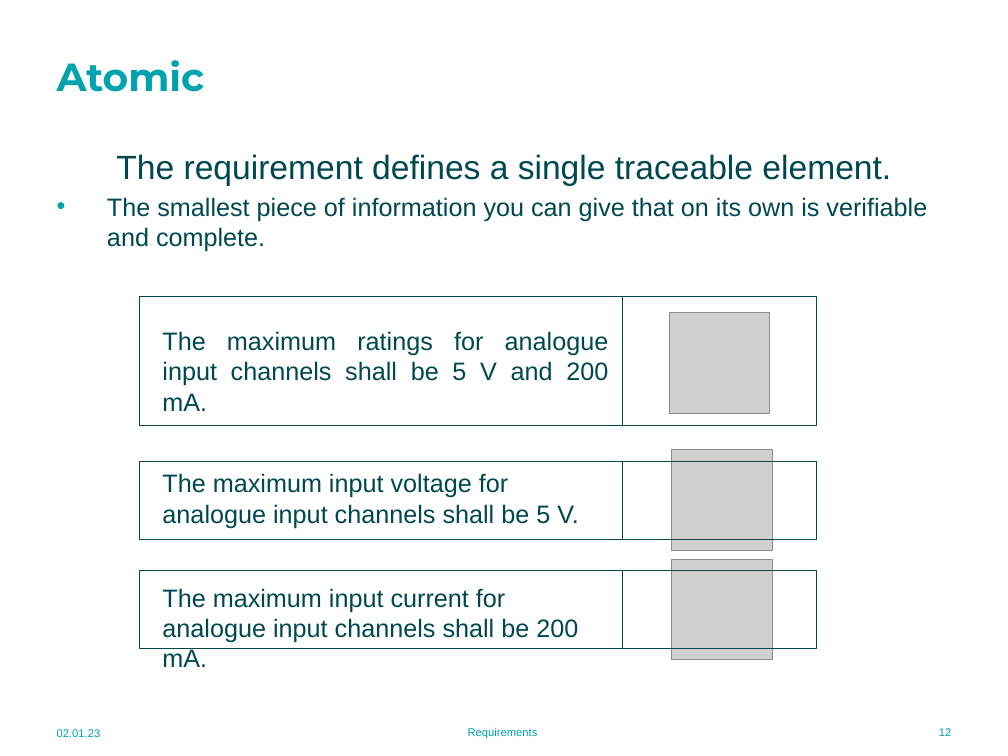
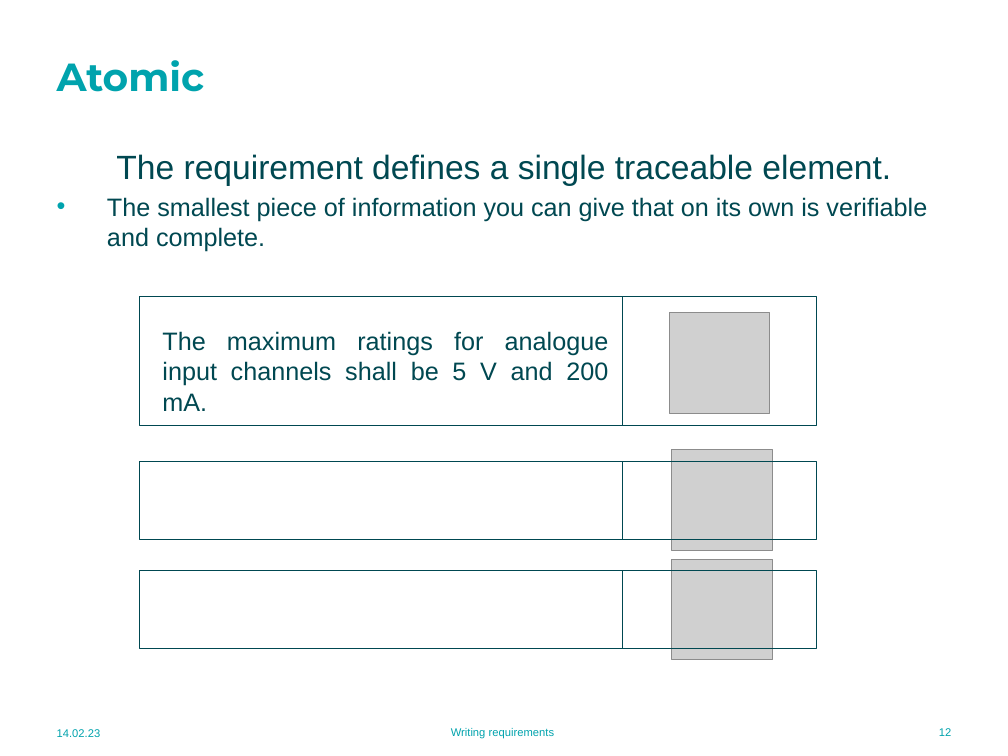
Before and after one commit to MU-MATHWORKS/MODEL-BASED-LIFE-CYCLE-WITH-MATLAB-SIMULINK, a slide deck: slide 12 of 2. Requirements/2.2 Writing requirements.pptx. Drawn at 1008x756 pixels with LibreOffice and Linux fonts; fonts in the diff are those of the drawing; grey boxes stand for pictures; background and template pictures are left out. Boxes give left, top, right and bottom in pixels: in the first picture for what was removed or moved away, otherwise in the second. Text is boxed around its words. In the diff, an @@ line names an element or a change of style, - is before the commit and + after.

Commit message:
Requirements module resources updated. Detailed exercise statement added in ppt and mlx formats.

```diff
--- a/2. Requirements/2.2 Writing requirements.pptx
+++ b/2. Requirements/2.2 Writing requirements.pptx
@@ text removed at (x1=162, y1=473, x2=578, y2=528) @@
-The maximum input voltage for analogue input channels shall be 5 V.
@@ text removed at (x1=162, y1=588, x2=578, y2=643) @@
-The maximum input current for analogue input channels shall be 200 mA.
@@ text at (x1=57, y1=729, x2=101, y2=737): text changed @@
-02.01.23
+14.02.23
@@ text at (x1=451, y1=728, x2=555, y2=739): text changed @@
-Requirements
+Writing requirements
```
Also in this commit, not shown: 19 other slides changed, 2 other files.
